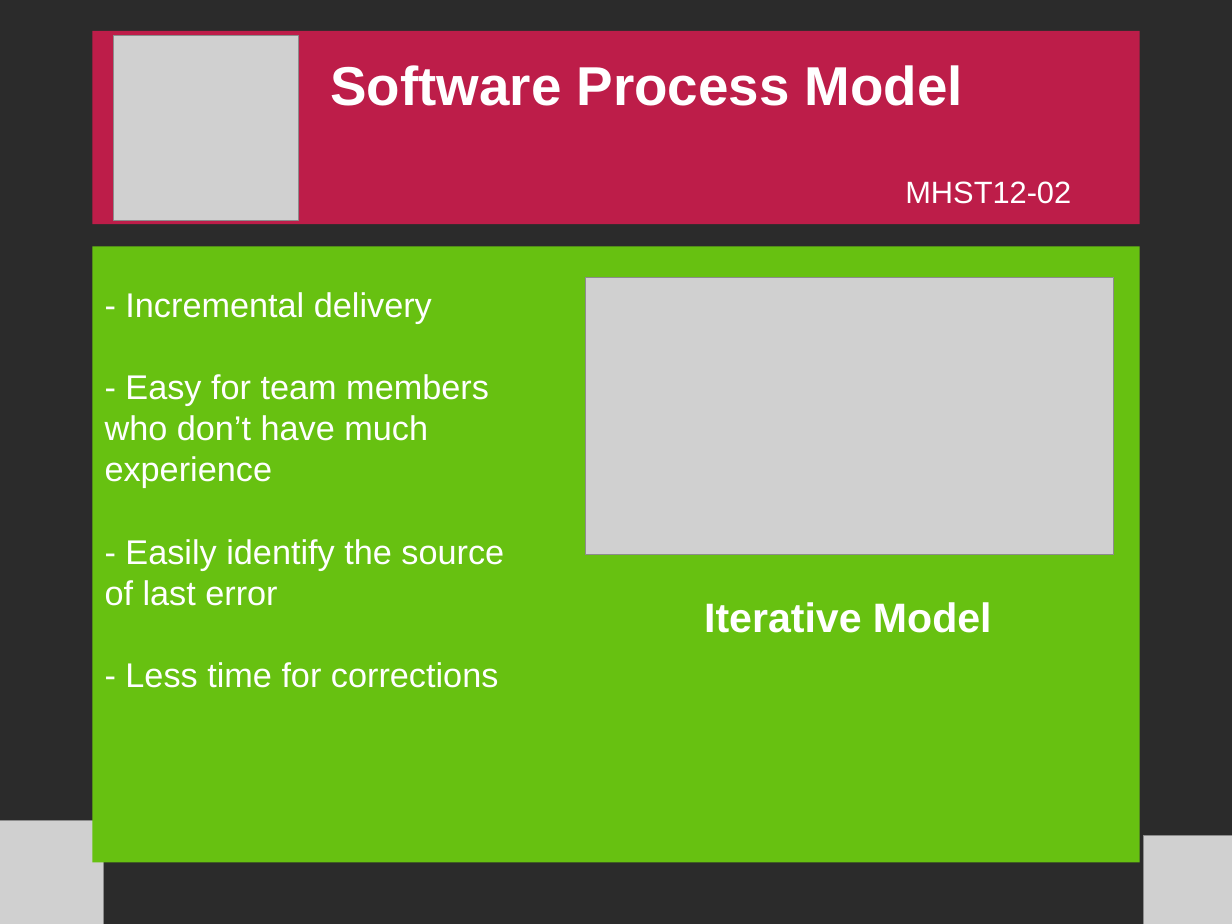
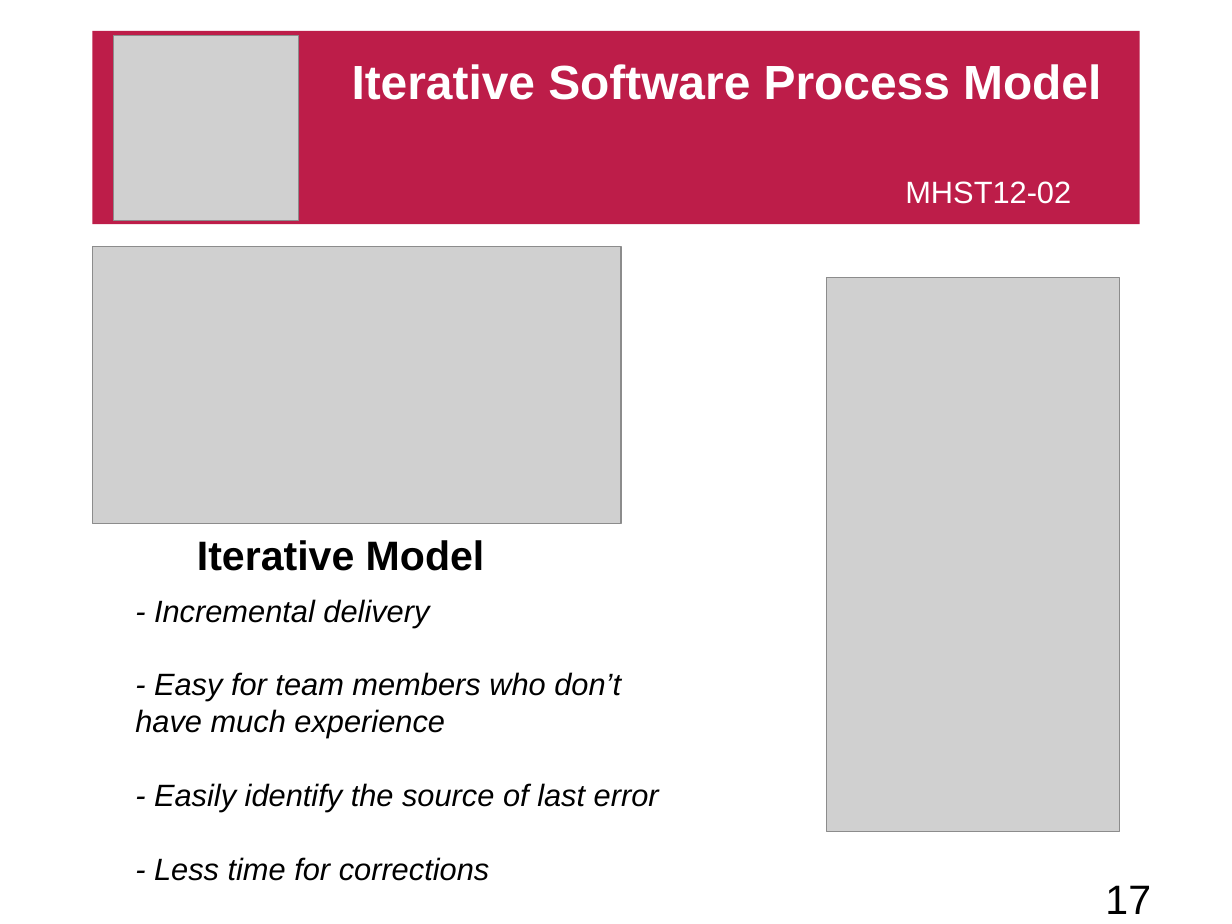
Before and after one commit to freshdocs/cmsandroid, a slide deck: slide 17 of Documents/docs/[MHST12-02] 9. Slide.odp. Drawn at 1232x924 pixels with LibreOffice and Linux fonts; fonts in the diff are those of the drawing; grey boxes stand for pictures; background and template pictures are left out; a plain dark background stands for a picture behind light text. Boxes give left, top, right and bottom in pixels: in the first picture for what was removed or moved away, otherwise in the second. Text is boxed around its words. In the diff, an @@ line names an element or a change of style, - is before the commit and + after.

Commit message:
Update Slide

```diff
--- a/Documents/docs/[MHST12-02] 9. Slide.odp
+++ b/Documents/docs/[MHST12-02] 9. Slide.odp
@@ background picture (left out) to #FFFFFF @@
@@ text at <box>352,64,1101,100</box>: text changed; size 32 to 28 pt @@
-Software Process Model
+Iterative Software Process Model
@@ picture: place and size @@
-picture at <box>1143,835,1232,924</box>
+picture at <box>92,246,621,524</box>
@@ rectangle removed at <box>92,246,1140,862</box> @@
@@ picture removed at <box>585,277,1114,554</box> @@
@@ picture: place and size @@
-picture at <box>0,821,103,924</box>
+picture at <box>827,277,1119,832</box>
@@ text "Iterative Model": place and size @@
-text "Iterative Model" at <box>704,602,992,633</box>
+text "Iterative Model" at <box>197,540,485,571</box>
@@ text "Iterative Model" at <box>197,540,485,571</box>: text colour #FFFFFF to #000000 @@
@@ text "- Incremental delivery": place and size @@
-text "- Incremental delivery" at <box>105,292,504,688</box>
+text "- Incremental delivery" at <box>135,599,659,881</box>
@@ text "- Incremental delivery" at <box>135,599,659,881</box>: size 20 to 18 pt, text colour #FFFFFF to #000000, italic on @@
@@ page number added at <box>1105,885,1151,914</box>, 24 pt, text #000000 @@
+17
```
Also in this commit, not shown: 12 other slides changed, 13 slides added, 9 slides removed, 1 other file.
